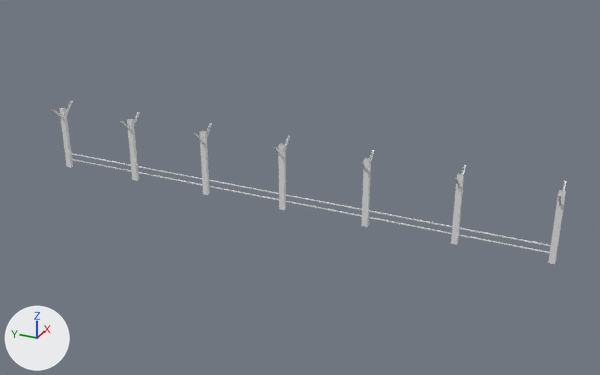
Two versions of the OBJ model Resources/Meshes/18m/Tunnel_Pavement_Steel_Fence.obj, one commit apart.
The view is the same before and after, from a 50 mm lens placed at (-70.5, -38.0, 38.1), pointed at (0.3, -6.1, 2.7). Every picture has the same lights, and +X, +Y and +Z are marked at lower left. Where no turn or scale is listed for an object, it has been applied to the vertices.

In view in the first picture: 'Tunnel_Pavement_Steel_Fence'.
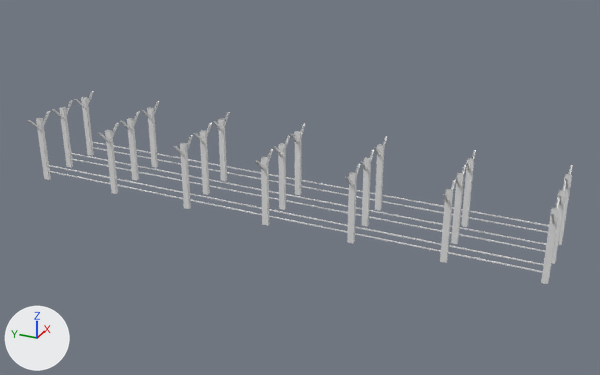
The change, as a diff of the scene's bpy script:
```diff
--- a/Resources/Meshes/18m/Tunnel_Pavement_Steel_Fence.obj.py
+++ b/Resources/Meshes/18m/Tunnel_Pavement_Steel_Fence.obj.py
@@ me_tunnel_pavement_steel_fence @@
 # used by ob_tunnel_pavement_steel_fence; location = (0.0, 0.0, 0.0)
-me_tunnel_pavement_steel_fence.from_pydata(...)  # 272 vertices, 142 faces; spans x -1.8..1.8, y -32.0..23.4, z 0.0..7.5
+me_tunnel_pavement_steel_fence.from_pydata(...)  # 816 vertices, 426 faces; spans x -5.7..5.7, y -32.0..23.4, z 0.0..7.6
+# me_tunnel_pavement_steel_fence part 1: the loose piece of 8 vertices spanning x -0.2..0.2, y -32.0..-31.4, z 0.0..7.2 is moved by (3.9, 0.0, 0.1)
+# me_tunnel_pavement_steel_fence part 2: the loose piece of 8 vertices spanning x -0.2..0.2, y -22.9..-22.3, z 0.0..7.2 is moved by (3.9, 0.0, 0.1)
+# me_tunnel_pavement_steel_fence part 3: the loose piece of 8 vertices spanning x -0.2..0.2, y -13.7..-13.1, z 0.0..7.2 is moved by (3.9, 0.0, 0.1)
+# me_tunnel_pavement_steel_fence part 4: the loose piece of 8 vertices spanning x -0.2..0.2, y -4.6..-4.0, z 0.0..7.2 is moved by (3.9, 0.0, 0.1)
+# me_tunnel_pavement_steel_fence part 5: the loose piece of 8 vertices spanning x -0.2..0.2, y 4.6..5.2, z 0.0..7.2 is copied, and the copy is moved by (3.9, 0.0, 0.1); it spans x 3.7..4.1, y 4.6..5.2, z 0.0..7.2
+# me_tunnel_pavement_steel_fence part 6: the loose piece of 8 vertices spanning x -0.2..0.2, y 13.7..14.3, z 0.0..7.2 is copied, and the copy is moved by (3.9, 0.0, 0.1); it spans x 3.7..4.1, y 13.7..14.3, z 0.0..7.2
+# me_tunnel_pavement_steel_fence part 7: the loose piece of 8 vertices spanning x -0.2..0.2, y 22.8..23.4, z 0.0..7.2 is copied, and the copy is moved by (3.9, 0.0, 0.1); it spans x 3.7..4.1, y 22.8..23.4, z 0.0..7.2
+# me_tunnel_pavement_steel_fence part 8: the loose piece of 8 vertices spanning x -0.2..0.2, y -32.0..-31.4, z 0.0..7.2 is copied, and the copy is moved by (0.0, 0.0, 0.1); it spans x -0.2..0.2, y -32.0..-31.4, z 0.1..7.3
+# me_tunnel_pavement_steel_fence part 9: the loose piece of 8 vertices spanning x -0.2..0.2, y -32.0..-31.4, z 0.0..7.2 is copied, and the copy is moved by (-3.9, 0.0, 0.1); it spans x -4.1..-3.7, y -32.0..-31.4, z 0.1..7.3
+# me_tunnel_pavement_steel_fence part 10: the loose piece of 8 vertices spanning x -0.2..0.2, y -22.9..-22.3, z 0.0..7.2 is copied, and the copy is moved by (-3.9, 0.0, 0.1); it spans x -4.1..-3.7, y -22.9..-22.3, z 0.1..7.3
+# me_tunnel_pavement_steel_fence part 11: 38 vertices removed from x -0.1..0.1, y -32.0..22.9, z 0.9..1.6; 374 vertices added at x -5.7..4.0, y -32.0..23.4, z 0.0..7.6
```

Boxes [x1, y1, x2, y2] around the edits, measured in the pictures (600 x 375 px; the box of a moved part takes in the faces that stretch with it):
'Tunnel_Pavement_Steel_Fence', reshaped (18% taller): before [52, 101, 567, 264]; after [28, 91, 573, 284]
part 1 of me_tunnel_pavement_steel_fence, moved or reshaped: before [548, 190, 566, 264]; after [558, 174, 572, 245]
part 2 of me_tunnel_pavement_steel_fence, moved or reshaped: before [451, 173, 464, 245]; after [461, 158, 474, 227]
part 3 of me_tunnel_pavement_steel_fence, moved or reshaped: before [362, 158, 371, 227]; after [375, 144, 384, 211]
part 4 of me_tunnel_pavement_steel_fence, moved or reshaped: before [278, 144, 286, 210]; after [295, 131, 301, 195]
part 5 of me_tunnel_pavement_steel_fence, added: after [218, 119, 227, 181]
part 6 of me_tunnel_pavement_steel_fence, added: after [147, 107, 158, 168]
part 7 of me_tunnel_pavement_steel_fence, added: after [81, 97, 94, 156]
part 8 of me_tunnel_pavement_steel_fence, added: after [552, 190, 566, 264]
part 9 of me_tunnel_pavement_steel_fence, added: after [541, 207, 559, 284]
part 10 of me_tunnel_pavement_steel_fence, added: after [440, 189, 453, 263]
part 11 of me_tunnel_pavement_steel_fence, built on: before [70, 153, 550, 253]; after [28, 111, 549, 273]
